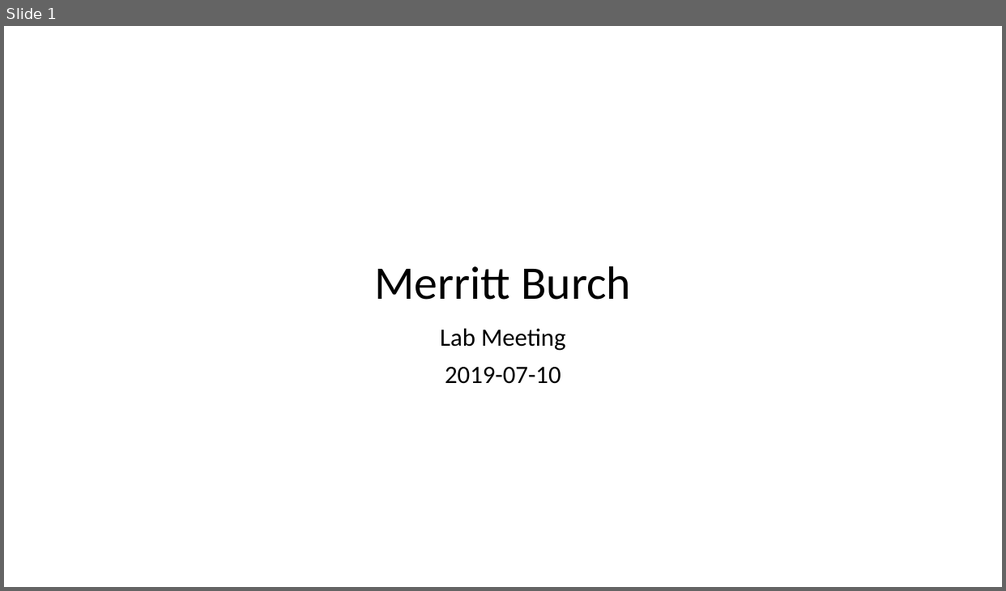
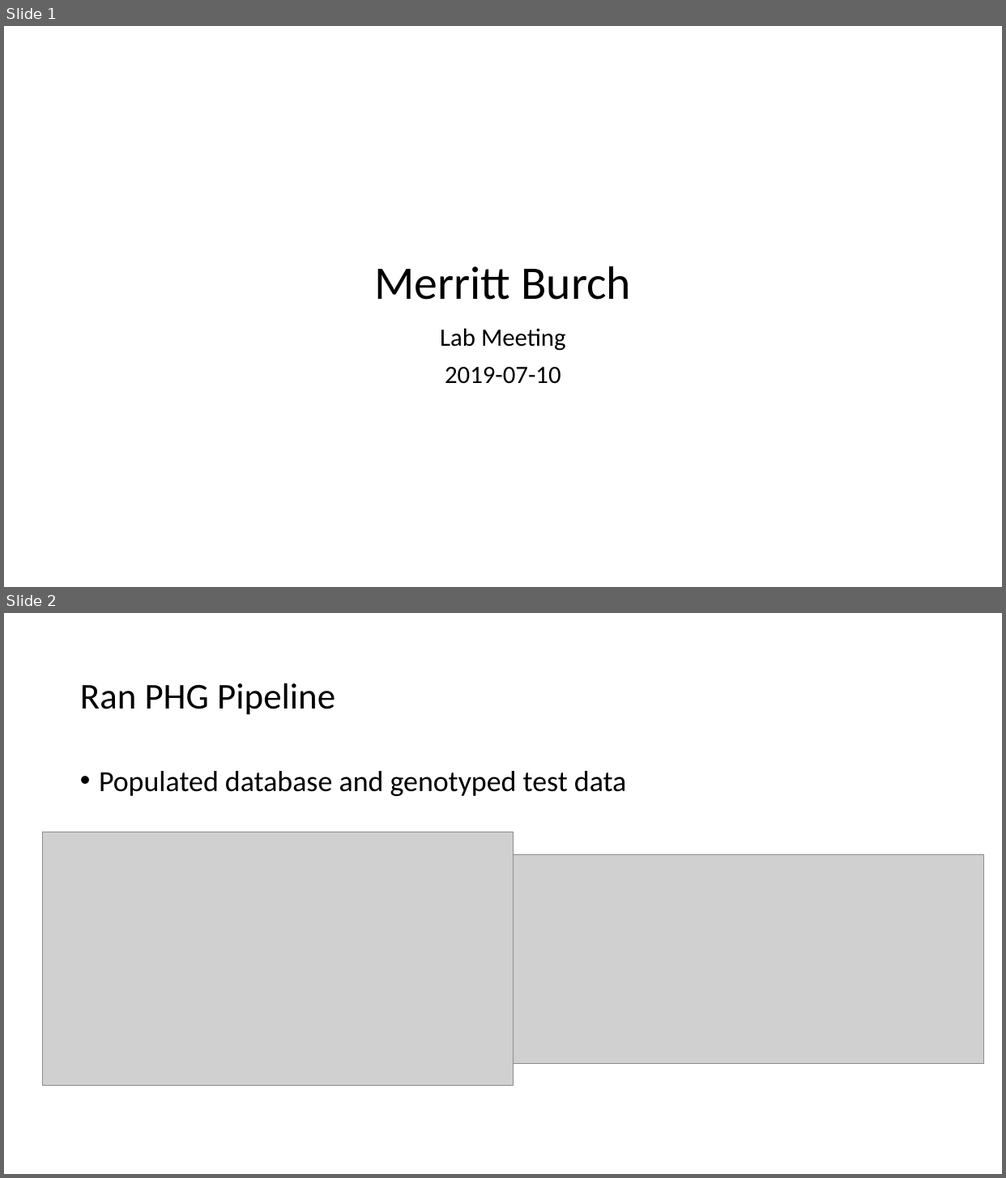
Before and after one commit to merrittburch/presentations, a slide deck: lab_meetings/2019_07_10.pptx. Shown one above the other, each under a label of ours: slide 1 before the commit, slides 1 and 2 after it. The pictures are 1006x591 and 1006x1178 pixels, drawn with LibreOffice and Linux fonts; fonts in the diff are those of the drawing; grey boxes stand for pictures. Boxes give left, top, right and bottom in pixels: in the first picture for what was removed or moved away, otherwise in the second. Text is boxed around its words. In the diff, an @@ line names an element or a change of style, - is before the commit and + after.

Commit message:
updates to presentation

```diff
--- a/lab_meetings/2019_07_10.pptx
+++ b/lab_meetings/2019_07_10.pptx
@@ slide 2 added at <box>4,613,1002,1174</box>, background #FFFFFF @@
@@ title added at <box>80,683,335,715</box>, 35 pt, text #000000 @@
+Ran PHG Pipeline
@@ text added at <box>99,771,627,796</box>, 28 pt, text #000000 @@
+• Populated database and genotyped test data
@@ picture added at <box>43,833,513,1086</box> @@
@@ picture added at <box>503,855,984,1063</box> @@
```
Also in this commit, not shown: 1 other slide added, 1 other file.
